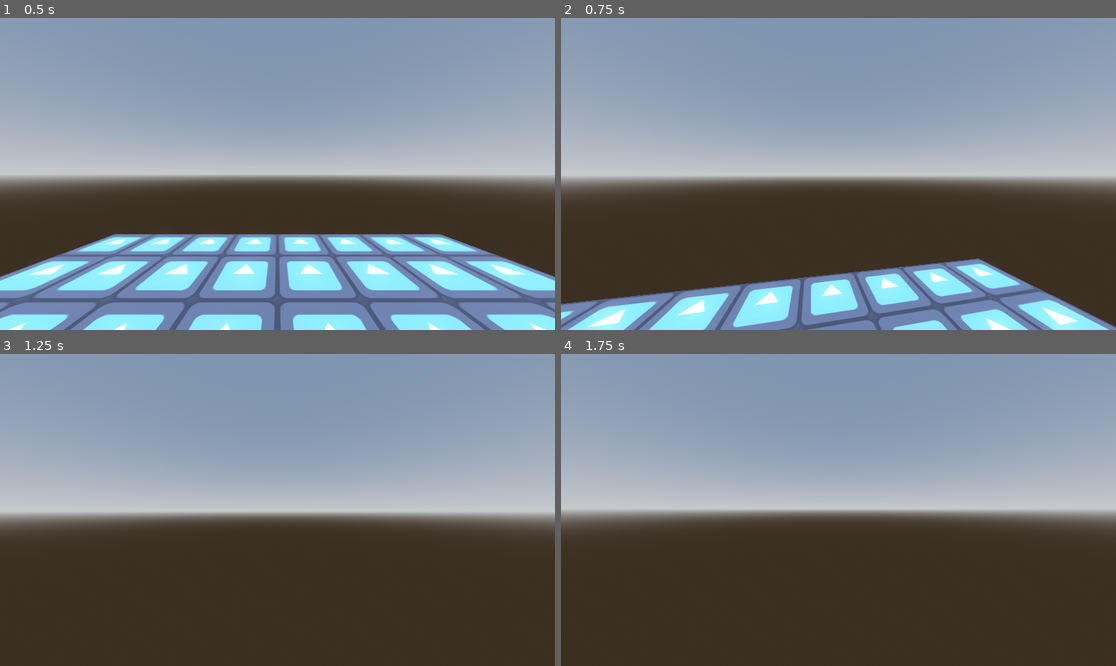
Above: before the commit, frames 1-4 (two rows, left to right).
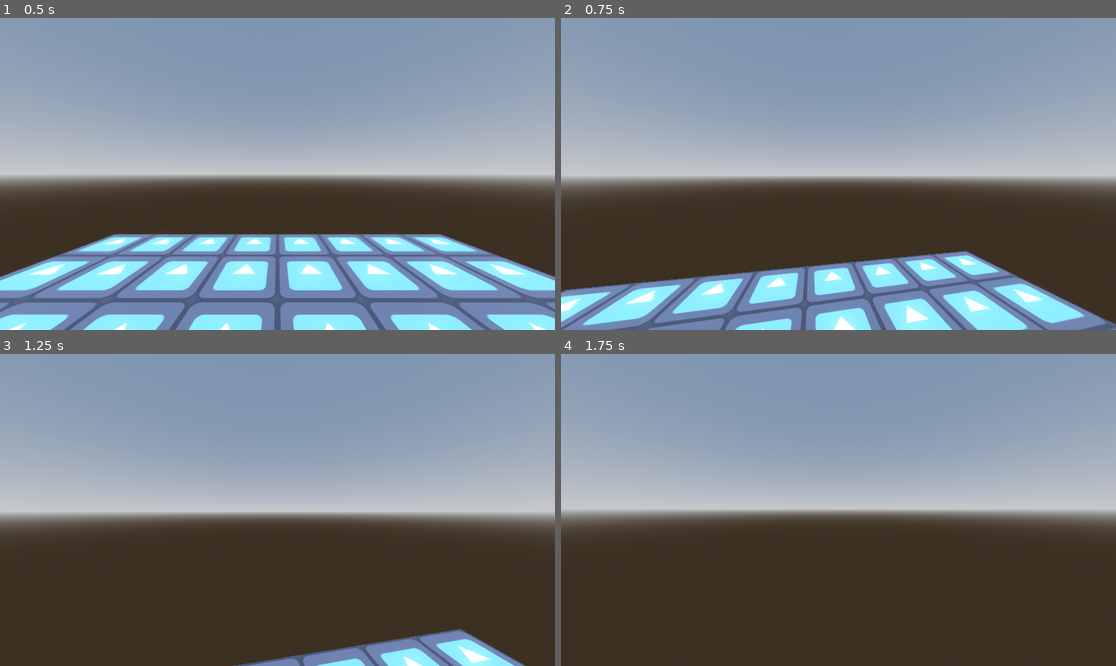
Above: after the commit, the same moments.

Repository: SmallConfusion/Godot-First-Person-Starter
Game: Godot game, scene res://levels/game.tscn
The game is run twice, just before and just after one commit, with the same random seed, the same clock (stepped at 60 frames per second) and the same inputs. The engine's default icon, where the game draws it, is replaced by a stand-in: a white triangle on a blue panel in a dark square.
Inputs (mouse positions are in pixels of both pictures, inside the frame that each line leads up to):
- Up to frame 1 (0.5 s): no input
- Up to frame 2 (0.75 s): tap Enter at 0.5 s; move the mouse to (866, 174) at 0.52 s; hold W (Forward) from 0.53 s (still down); tap Space (Jump) at 0.6 s
- Up to frame 3 (1.25 s): keep holding W (Forward); tap Space (Jump) at 0.77, 1.07 s
- Up to frame 4 (1.75 s): keep holding W (Forward); move the mouse to (810, 510) at 1.27 s; tap Space (Jump) at 1.35, 1.52 s

Frame 1 is identical in both runs. In frame 2, 13% of the frame differs, in the area x 0-100%, y 74-100%; in frame 3, 3.2%; in frame 4, nothing differs.

Commit message:
Add air and ground acceleration and friction

Diff:
--- a/src/gameobjects/player/player.gd
+++ b/src/gameobjects/player/player.gd
@@ -1,11 +1,15 @@
 extends CharacterBody3D
 
-@export var friction := 0.8
-@export var speed := 4.0
-@export var jump_velocity := 4.0
+var ground_friction := 0.8
+var air_friction := 0.99
 
-@export var base_mouse_sensitivity := 0.0027
-@export var base_joypad_sensitivity := 0.015
+var ground_acceleration := 0.75
+var air_acceleration := 0.02
+
+var jump_velocity := 4.0
+
+var base_mouse_sensitivity := 0.0027
+var base_joypad_sensitivity := 0.015
 
 var gravity = ProjectSettings.get_setting("physics/3d/default_gravity")
 
@@ -24,24 +28,33 @@
 		rotation.y -= joypad_look.y * joypad_sensitivity * base_joypad_sensitivity
 	if abs(joypad_look.x) > 0.15:
 		$Head.rotation.x -= joypad_look.x * joypad_sensitivity * base_joypad_sensitivity
-		$Head.rotation.x = clamp($Head.rotation.x, deg_to_rad(-90), deg_to_rad(90))
-
+		$Head.rotation.x = clamp($Head.rotation.x, -PI/2, PI/2)
 
 func _physics_process(delta):
+	# Friction
+	var friction = ground_friction if is_on_floor() else air_friction
+
 	velocity.x *= friction
 	velocity.z *= friction
 
+	# Gravity
 	if not is_on_floor():
 		velocity.y -= gravity * delta
 
+	# Jump
 	if Input.is_action_just_pressed("Jump") and is_on_floor():
 		velocity.y = jump_velocity
 
+	# Input
 	var input_dir = Input.get_vector("Left", "Right", "Forward", "Backward")
 	var direction = (transform.basis * Vector3(input_dir.x, 0, input_dir.y))
+
+	# Move
 	if direction:
-		velocity.x = direction.x * speed
-		velocity.z = direction.z * speed
+		var acceleration = ground_acceleration if is_on_floor() else air_acceleration
+
+		velocity.x += direction.x * acceleration
+		velocity.z += direction.z * acceleration
 
 	move_and_slide()
 
